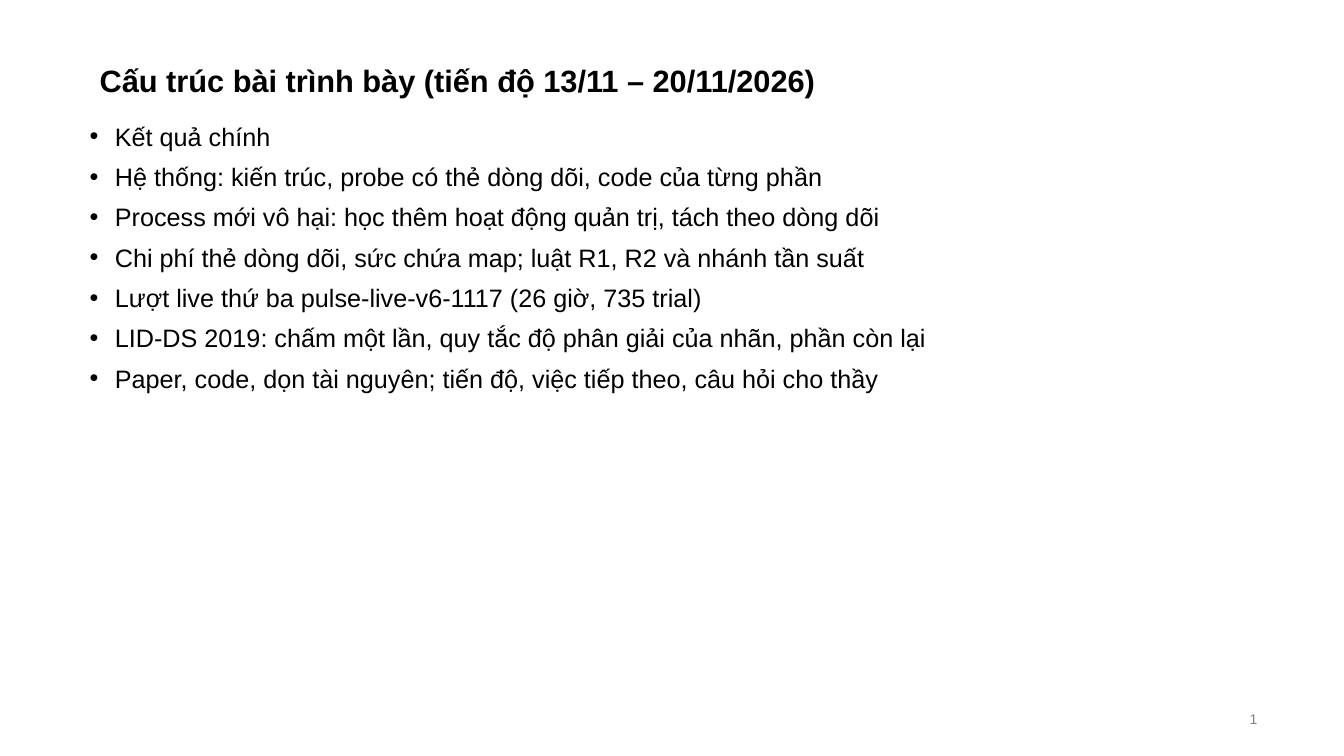
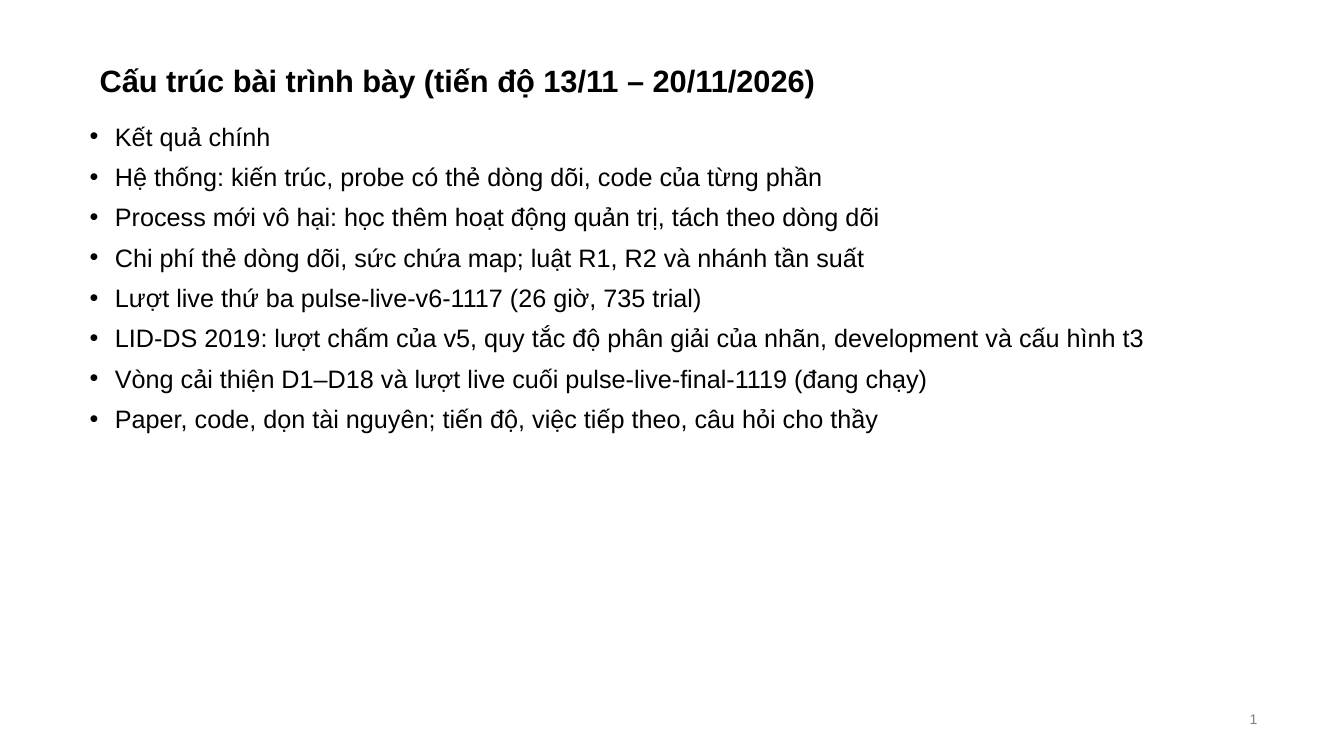
Before and after one commit to tndat-dev/eBPF-project, a slide deck: slide 1 of docs/Slide-runtime_security(20_11).pptx. Drawn at 1344x756 pixels with LibreOffice and Linux fonts; fonts in the diff are those of the drawing. Boxes give left, top, right and bottom in pixels: in the first picture for what was removed or moved away, otherwise in the second. Text is boxed around its words. In the diff, an @@ line names an element or a change of style, - is before the commit and + after.

Commit message:
Progress report (22 pages) and slides (24) 13/11-20/11 updated: lidds-ml-v5-t3 (amendment 1, with its disclosures), improvement-round-v1 D1-D18, the final live run (design, rehearsal, status 309/945 at 19/11 22:41), the new architecture figures, progress and questions; WORKLOG

```diff
--- a/docs/Slide-runtime_security(20_11).pptx
+++ b/docs/Slide-runtime_security(20_11).pptx
@@ text at [115,327,1144,393]: text changed @@
-• LID-DS 2019: chấm một lần, quy tắc độ phân giải của nhãn, phần còn lại
+• LID-DS 2019: lượt chấm của v5, quy tắc độ phân giải của nhãn, development và cấu hình t3
+• Vòng cải thiện D1–D18 và lượt live cuối pulse-live-final-1119 (đang chạy)
```
Also in this commit, not shown: 8 other slides changed, 5 slides added, 1 slide removed, 5 other files.
